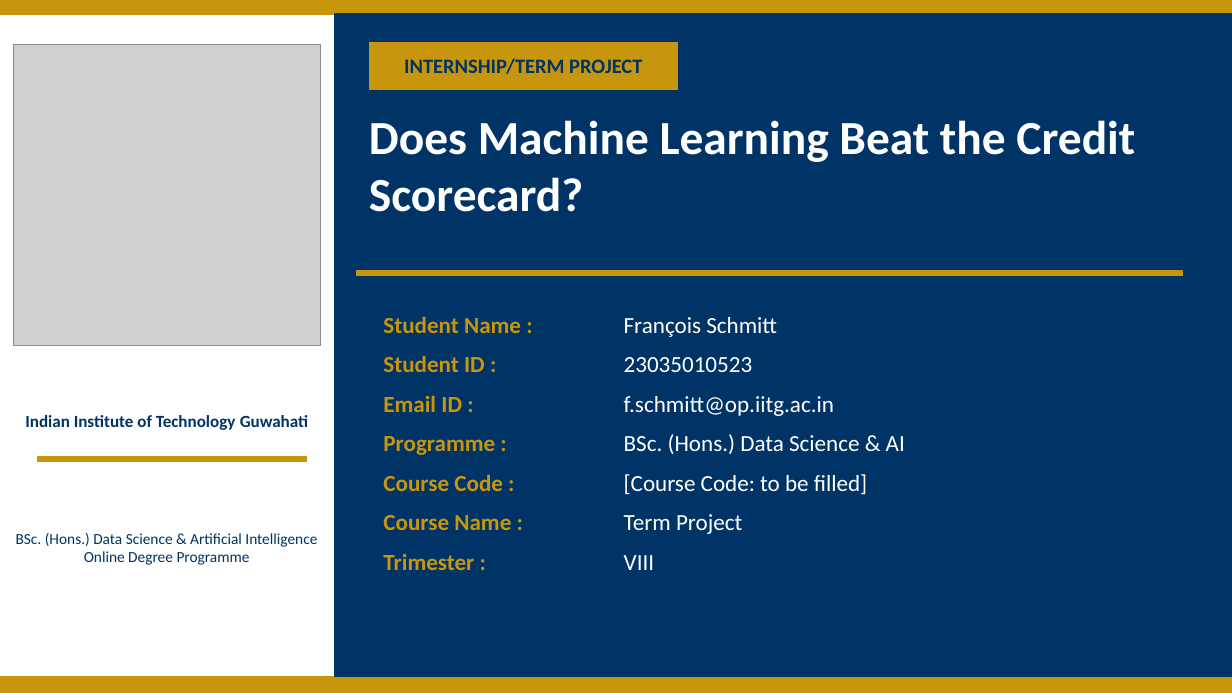
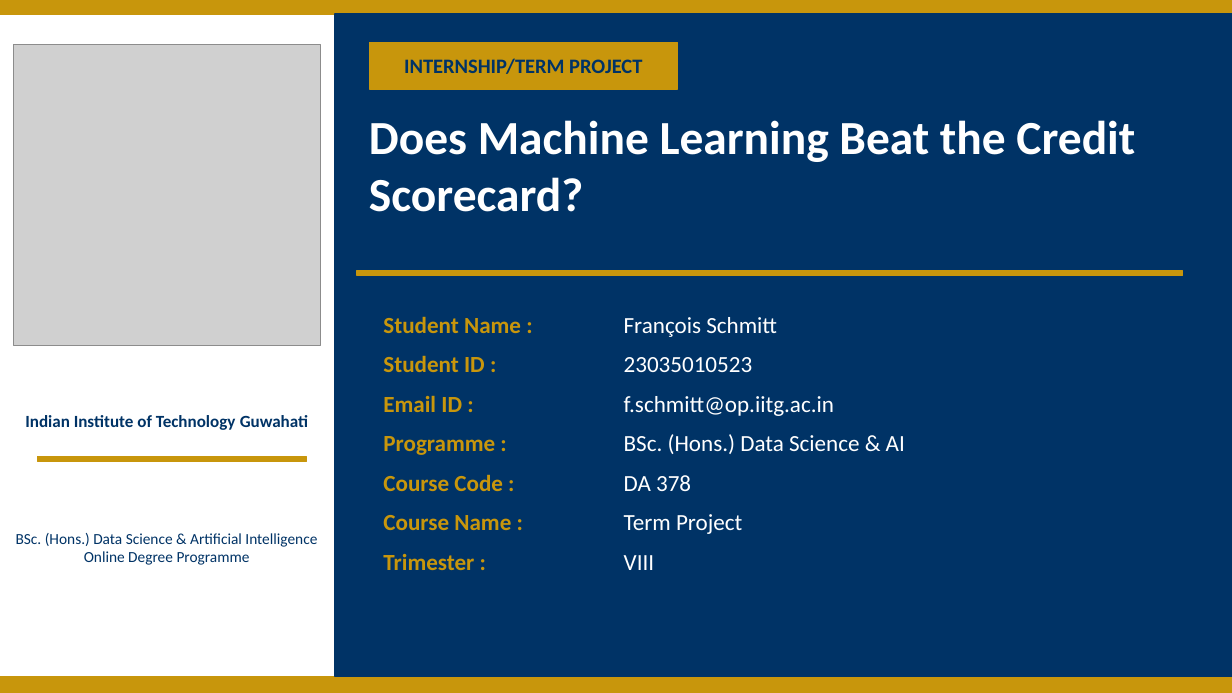
Before and after one commit to iitgF/T8, a slide deck: slide 1 of title_filled.pptx. Drawn at 1232x693 pixels with LibreOffice and Linux fonts; fonts in the diff are those of the drawing; grey boxes stand for pictures. Boxes give left, top, right and bottom in pixels: in the first picture for what was removed or moved away, otherwise in the second. Text is boxed around its words. In the diff, an @@ line names an element or a change of style, - is before the commit and + after.

```diff
--- a/title_filled.pptx
+++ b/title_filled.pptx
@@ text at [624, 475, 691, 491]: text changed @@
-[Course Code: to be filled]
+DA 378
```
Also in this commit, not shown: 4 other files.
